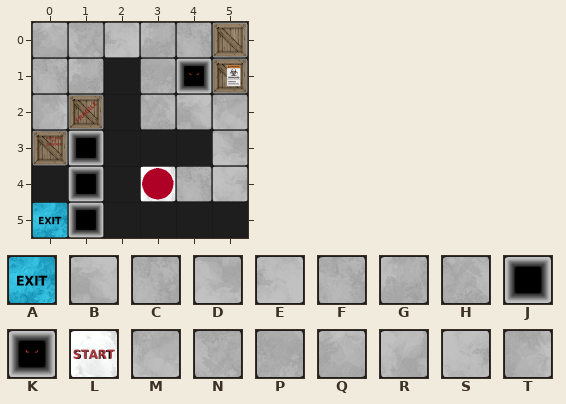
Tiled map -- Content/maps/zone1/TrickOrTreat.tmx. Above: the version before the commit.
Cells are 100x100 px. Shown: x 0..5, y 0..5. Tiles whose own drawing changed are shown in their newer look in all pictures.
Key: from "sprite_sheet": A 17, B 32, C 34, D 35, E 37, F 39, G 56, H 58, J 77, K 83, L 92; from "sprite_sheet - Copy": M 31, N 35, P 37, Q 39, R 41, S 49, T 50.
_ is an empty cell.
Objects are placed by their top-left corner, in cells (3,4 is the top-left corner of cell 3,4); size is 1x1 cell unless given.
Layer "Trick or Treat" before, first column x 0:
0 QNEGFB
1 FG_P_C
2 TR_HBM
3 G____D
4 ___LFS
5 ______
Objects on layer "Elements" before:
K "BottomlessPit" at 4,1
J "Pit1" at 1,3
J "Pit2" at 1,4
A "Exit" at 0,5
J "Pit3" at 1,5
New version:
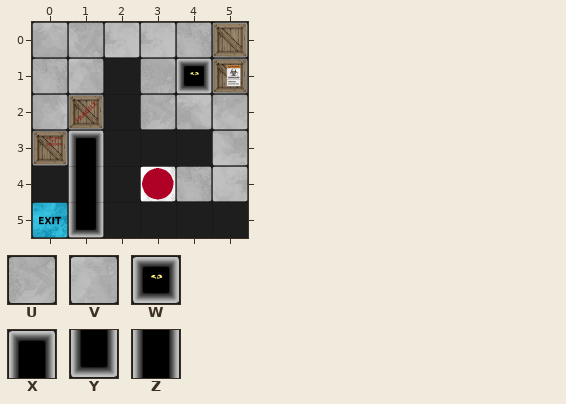
Further tiles: from "sprite_sheet": U 29; from "sprite_sheet - Copy": V 42, W 74, X 82, Y 103, Z 104.
Author's note on the commit: Update sprite_sheet with more pit sprites, add movement for player wiht dynamic game map boundaries
Edits made:
{"where": "layer \"Trick or Treat\""}
{"y":0,"x":3,"old":"G","new":"E"}
{"y":1,"x":1,"old":"G","new":"V"}
{"y":2,"x":3,"old":"H","new":"U"}
{"where": "layer \"Elements\""}
{"was": "K \"BottomlessPit\" at 4,1", "now": "W \"BottomlessPit\" at 4,1"}
{"was": "J \"Pit1\" at 1,3", "now": "X \"Pit1\" at 1,3"}
{"was": "J \"Pit2\" at 1,4", "now": "Z \"Pit2\" at 1,4"}
{"was": "J \"Pit3\" at 1,5", "now": "Y \"Pit3\" at 1,5"}
{"label":"changed","picture_box":[140,23,199,130]}
{"label":"changed","picture_box":[69,58,103,94]}
{"label":"changed","picture_box":[68,157,104,211]}
